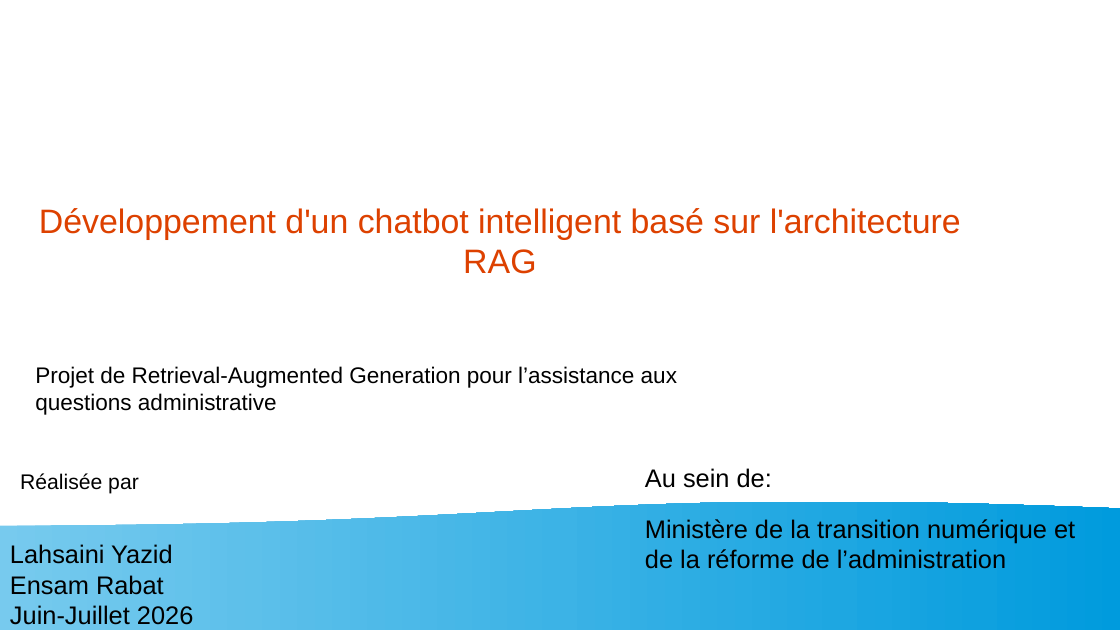
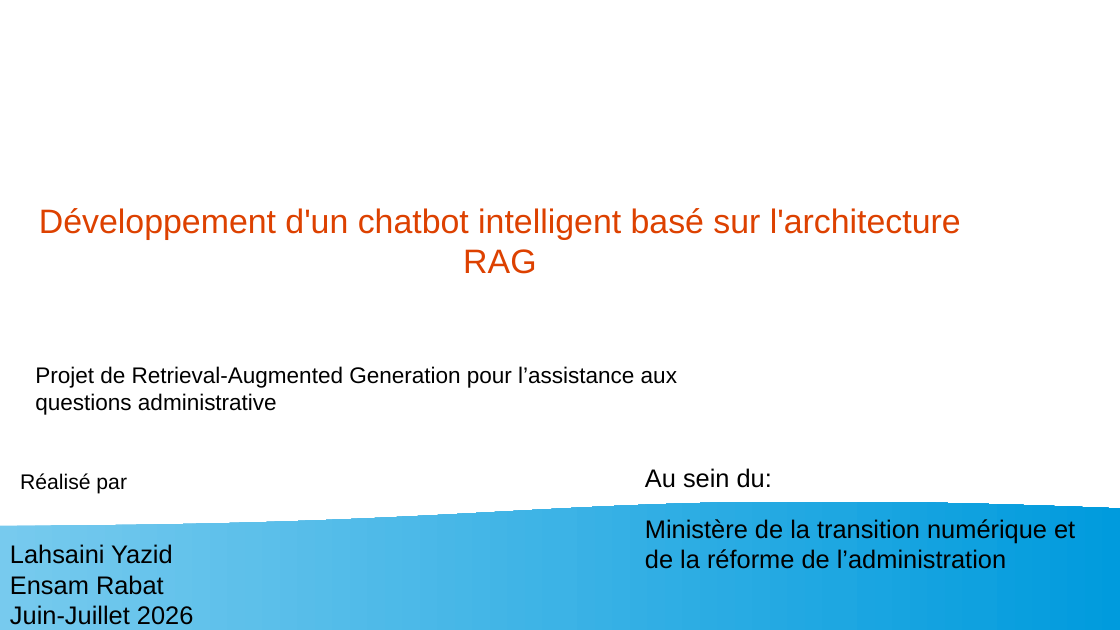
Before and after one commit to lahsainiyazid/Administrative-RAG-Backend, a slide deck: slide 1 of Presentation.odp. Drawn at 1120x630 pixels with LibreOffice and Linux fonts; fonts in the diff are those of the drawing. Boxes give left, top, right and bottom in pixels: in the first picture for what was removed or moved away, otherwise in the second. Text is boxed around its words. In the diff, an @@ line names an element or a change of style, - is before the commit and + after.

```diff
--- a/Presentation.odp
+++ b/Presentation.odp
@@ text at [20,473,127,494]: text changed @@
-Réalisée par
+Réalisé par
@@ text at [645,468,772,488]: text changed @@
-Au sein de:
+Au sein du:
```
Also in this commit, not shown: 2 other files.
